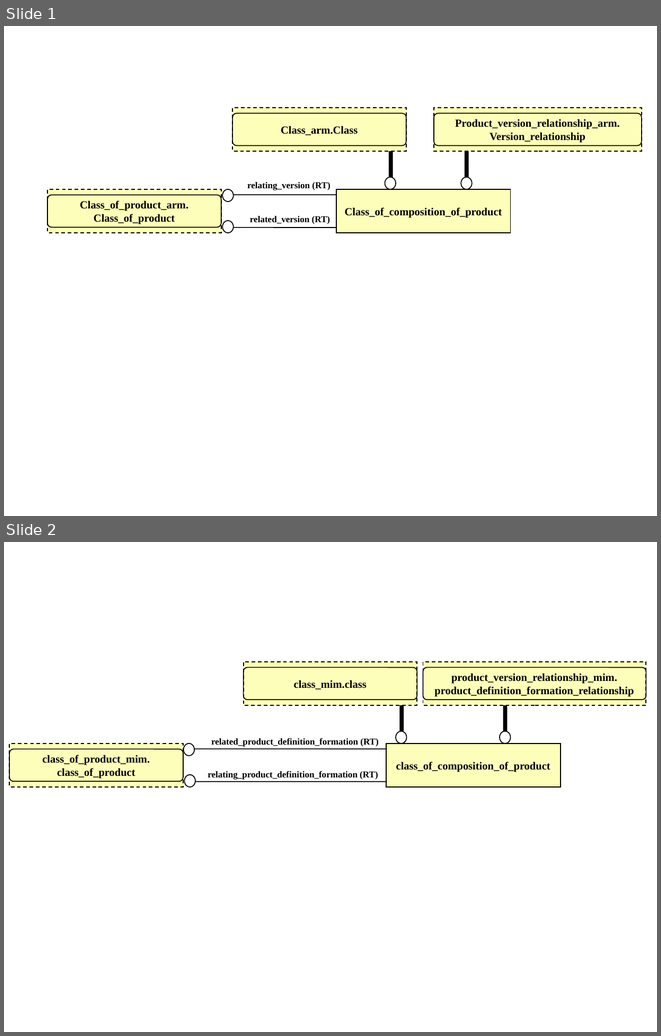
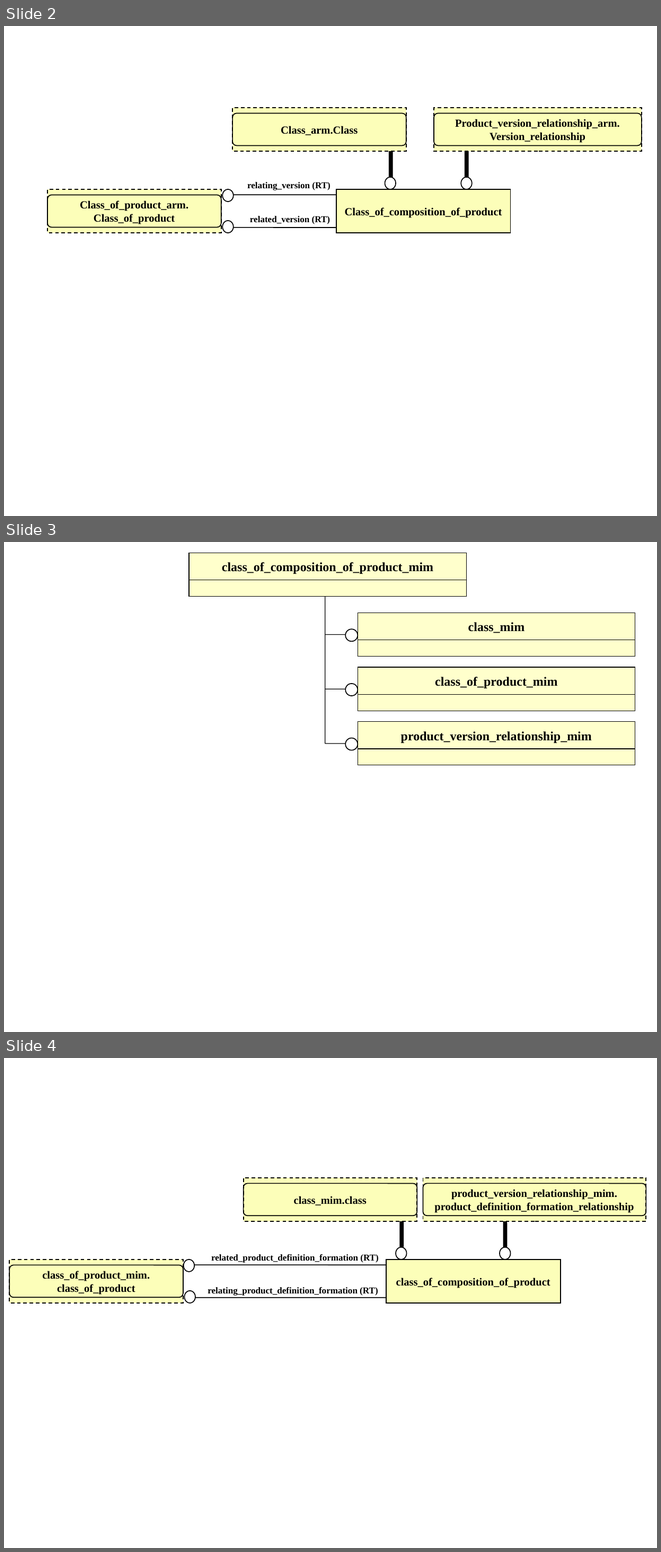
Before and after one commit to starseeker/stepmod_mirror, a slide deck: data/modules/class_of_composition_of_product/class_of_composition_of_product.ppt. Shown one above the other, each under a label of ours: slides 1 and 2 before the commit, slides 2, 3 and 4 after it. The pictures are 661x1036 and 661x1552 pixels, drawn with LibreOffice and Linux fonts; fonts in the diff are those of the drawing. Boxes give left, top, right and bottom in pixels: in the first picture for what was removed or moved away, otherwise in the second. Text is boxed around its words. In the diff, an @@ line names an element or a change of style, - is before the commit and + after.

Commit message:
uploading product structure

```diff
--- a/data/modules/class_of_composition_of_product/class_of_composition_of_product.ppt
+++ b/data/modules/class_of_composition_of_product/class_of_composition_of_product.ppt
@@ slide 3 added at box(4, 542, 657, 1032), background #FFFFFF @@
@@ rectangle added at box(189, 553, 466, 581), fill #FFFFCC, outline #000000 0.74 pt, 14 pt, text #000000, bold @@
+class_of_composition_of_product_mim
@@ rectangle added at box(189, 580, 466, 596), fill #FFFFCC, outline #000000 0.74 pt @@
@@ line added from (325, 743) to (325, 596), #000000 0.74 pt @@
@@ rectangle added at box(358, 612, 635, 640), fill #FFFFCC, outline #000000 0.74 pt, 14 pt, text #000000, bold @@
+class_mim
@@ line added from (325, 635) to (347, 635), #000000 0.74 pt @@
@@ ellipse added at box(345, 629, 358, 641), fill #FFFFFF, outline #000000 0.99 pt @@
@@ rectangle added at box(358, 640, 635, 656), fill #FFFFCC, outline #000000 0.74 pt @@
@@ rectangle added at box(358, 668, 635, 695), fill #FFFFCC, outline #000000 0.74 pt, 14 pt, text #000000, bold @@
+class_of_product_mim
@@ ellipse added at box(345, 684, 358, 696), fill #FFFFFF, outline #000000 0.99 pt @@
@@ line added from (325, 689) to (347, 689), #000000 0.74 pt @@
@@ rectangle added at box(358, 694, 635, 711), fill #FFFFCC, outline #000000 0.74 pt @@
@@ rectangle added at box(358, 722, 635, 749), fill #FFFFCC, outline #000000 0.74 pt, 14 pt, text #000000, bold @@
+product_version_relationship_mim
@@ line added from (325, 743) to (347, 743), #000000 0.74 pt @@
@@ ellipse added at box(345, 738, 358, 750), fill #FFFFFF, outline #000000 0.99 pt @@
@@ rectangle added at box(358, 749, 635, 765), fill #FFFFCC, outline #000000 0.74 pt @@
@@ what was slide 1 is now slide 2 @@
@@ what was slide 2 is now slide 4 @@
```
Also in this commit, not shown: 1 other slide added, 11 other files.
